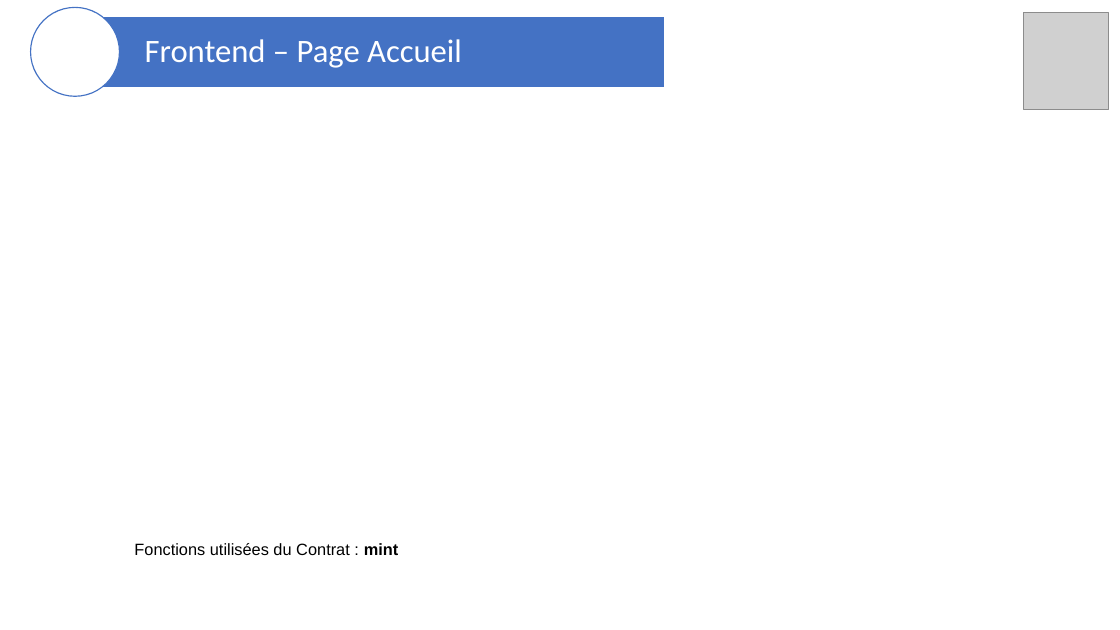
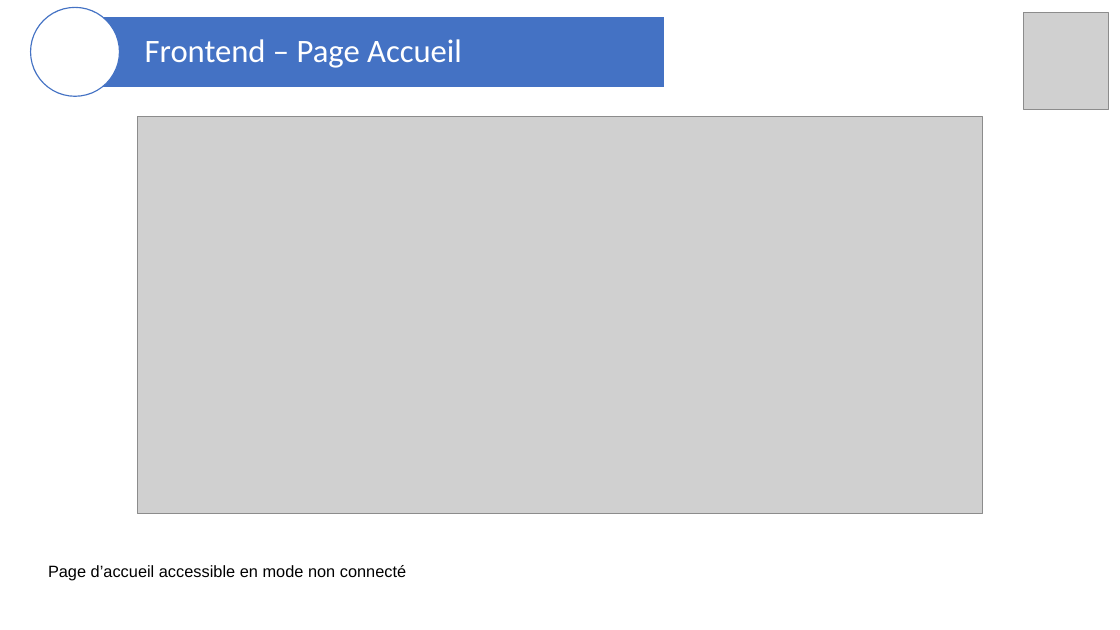
Before and after one commit to blockchainFormationAcadee/chapitre-vi-ft-franck38410, a slide deck: slide 14 of Presentation_JO2024.pptx (slide 13 before the commit). Drawn at 1120x630 pixels with LibreOffice and Linux fonts; fonts in the diff are those of the drawing; grey boxes stand for pictures. Boxes give left, top, right and bottom in pixels: in the first picture for what was removed or moved away, otherwise in the second. Text is boxed around its words. In the diff, an @@ line names an element or a change of style, - is before the commit and + after.

Commit message:
Version de démo address du contrat 0x6143858f106fb78Ea3996BEbb7386C2d0b1d4e48

```diff
--- a/Presentation_JO2024.pptx
+++ b/Presentation_JO2024.pptx
@@ picture added at <box>138,116,983,513</box> @@
@@ text at <box>48,565,406,581</box>: text changed @@
-Fonctions utilisées du Contrat : mint
+Page d’accueil accessible en mode non connecté
```
Also in this commit, not shown: 6 other slides changed, 1 slide added, 5 slides removed, 2 other files.
